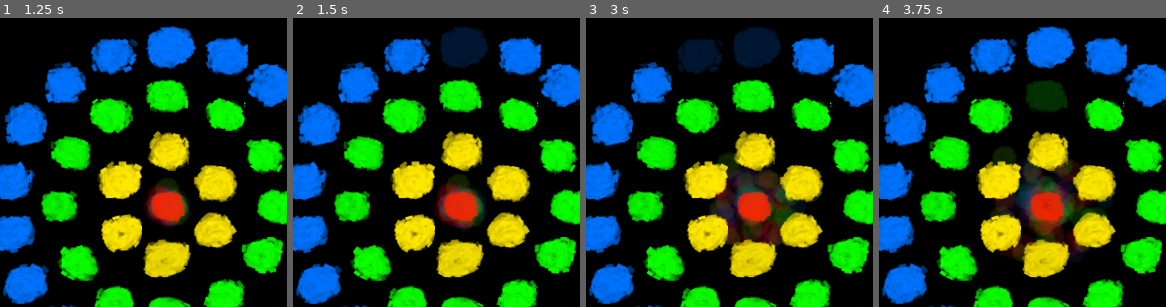
Above: before the commit, frames 1-4 (left to right).
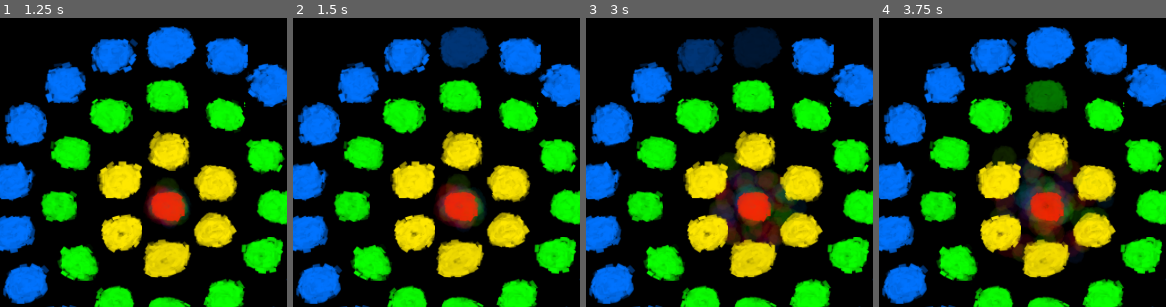
Above: after the commit, the same moments.

Repository: Sarvarian/Nimatron2021
Game: Godot game, scene res://main.tscn
Two runs of this game, one before a commit and one after it. Both use one fixed random seed, a clock stepped at 60 frames per second and the inputs below.
Inputs (mouse positions are % of the whole screen's width and height, from its top left):
- Up to frame 1 (1.25 s): click (88, 83) at 0.5 s
- Up to frame 2 (1.5 s): move the mouse to (73, 44) at 1.27 s; hold 0 (hue_shift_right) from 1.28 s (still down); hold - (sub) from 1.28 s (still down); click (73, 44) at 1.42 s
- Up to frame 3 (3 s): move the mouse to (29, 55) at 2.02 s; release 0 (hue_shift_right) at 2.03 s; release - (sub) at 2.03 s; hold 9 (hue_shift_left) 2.03-2.78 s; tap = (add) at 2.1 s; tap - (sub) at 2.3 s; move the mouse to (60, 27) at 2.77 s; hold 0 (hue_shift_right) from 2.78 s (still down); hold - (sub) from 2.78 s (still down); tap 4 (four) at 2.85 s
- Up to frame 4 (3.75 s): keep holding 0 (hue_shift_right); move the mouse to (45, 70) at 3.52 s; release - (sub) at 3.53 s; tap 1 (one) at 3.6 s; click (45, 70) at 3.67 s
The pictures show only the part of the screen within x 21-70%, y 17-67%; the shares and areas given below are measured in that part.

Frame 1 is identical in both runs. In frame 2, 1.9% of the frame differs, in the area x 50-69%, y 2-18%; in frame 3, 1.5%; in frame 4, 1.3%.

Commit message:
extinguish animation works like a charm

Diff:
--- a/main.gd
+++ b/main.gd
@@ -12,7 +12,6 @@
 
 func _ready() -> void:
 	rng.randomize()
-#	$Stars/AnimationPlayer.play("Initiate")
 	VisualServer.set_default_clear_color(Color(.0, .0, .0, .0))
 	var err : int = 0
 	err = get_tree().root.connect("size_changed", self, "_size_changed", [], CONNECT_DEFERRED)
@@ -143,7 +142,6 @@
 			anim_player.play(anim_name)
 			anim_player.seek(anim_pos)
 	anim_player.disconnect("animation_finished", self, "restart_the_game")
-	print("up")
 
 
 func _on_SubmitButton_pressed() -> void:
@@ -152,7 +150,6 @@
 		$CircleInput.visible = false
 		$Submit.go_red()
 		ai_turn()
-	print("sub")
 
 
 func _on_CircleInput_gui_input(event : InputEvent) -> void:
@@ -224,7 +221,8 @@
 	for light_bulb in $Game.get_child(line_idx).get_children():
 		var l : Sprite = (light_bulb as Sprite)
 		if l.modulate.a == 1:
-			l.modulate.a = .2
+#			l.modulate.a = .2
+			extinguish_anim(line_idx, l.name)
 			this_turn_lights.append(l)
 			return
 
@@ -253,3 +251,12 @@
 	var err : int = get_tree().reload_current_scene()
 	if err:
 		printerr("ERROR! ", err)
+
+
+onready var extin_anim_player : AnimationPlayer = $ExtinguishAnimationPlayer
+onready var extin_anim : Animation = extin_anim_player.get_animation("Anim")
+func extinguish_anim(line_idx : int, light_bulb_name : String) -> void:
+	var path : String = "Game/Line{}/{}:modulate".format(
+		[line_idx, light_bulb_name], "{}")
+	extin_anim.track_set_path(0, path)
+	extin_anim_player.play("Anim")
--- a/main.tscn
+++ b/main.tscn
@@ -217,40 +217,40 @@
 
 [sub_resource type="SpriteFrames" id=6]
 animations = [ {
+"frames": [ ExtResource( 49 ) ],
+"loop": false,
+"name": "On",
+"speed": 0.0
+}, {
 "frames": [ ExtResource( 48 ) ],
 "loop": false,
 "name": "Off",
 "speed": 0.0
-}, {
-"frames": [ ExtResource( 49 ) ],
+} ]
+
+[sub_resource type="SpriteFrames" id=7]
+animations = [ {
+"frames": [ ExtResource( 51 ) ],
 "loop": false,
 "name": "On",
 "speed": 0.0
-} ]
-
-[sub_resource type="SpriteFrames" id=7]
-animations = [ {
+}, {
 "frames": [ ExtResource( 50 ) ],
 "loop": false,
 "name": "Off",
 "speed": 0.0
-}, {
-"frames": [ ExtResource( 51 ) ],
+} ]
+
+[sub_resource type="SpriteFrames" id=8]
+animations = [ {
+"frames": [ ExtResource( 46 ) ],
 "loop": false,
 "name": "On",
 "speed": 0.0
-} ]
-
-[sub_resource type="SpriteFrames" id=8]
-animations = [ {
+}, {
 "frames": [ ExtResource( 47 ) ],
 "loop": false,
 "name": "Off",
-"speed": 0.0
-}, {
-"frames": [ ExtResource( 46 ) ],
-"loop": false,
-"name": "On",
 "speed": 0.0
 } ]
 
@@ -277,6 +277,38 @@
 
 [sub_resource type="StyleBoxEmpty" id=14]
 
+[sub_resource type="Animation" id=15]
+resource_name = "Anim"
+length = 0.1
+tracks/0/type = "value"
+tracks/0/path = NodePath("Game/Line3/light_bulb_0:self_modulate")
+tracks/0/interp = 1
+tracks/0/loop_wrap = true
+tracks/0/imported = false
+tracks/0/enabled = true
+tracks/0/keys = {
+"times": PoolRealArray( 0.1 ),
+"transitions": PoolRealArray( 1 ),
+"update": 3,
+"values": [ Color( 1, 1, 1, 0.2 ) ]
+}
+
+[sub_resource type="Animation" id=16]
+resource_name = "Set"
+length = 0.1
+tracks/0/type = "value"
+tracks/0/path = NodePath("Game/Line3/light_bulb_0:self_modulate")
+tracks/0/interp = 1
+tracks/0/loop_wrap = true
+tracks/0/imported = false
+tracks/0/enabled = true
+tracks/0/keys = {
+"times": PoolRealArray( 0.1 ),
+"transitions": PoolRealArray( 1 ),
+"update": 0,
+"values": [ Color( 1, 1, 1, 1 ) ]
+}
+
 [node name="Main" type="Node"]
 script = ExtResource( 1 )
 
@@ -1374,9 +1406,13 @@
 autoplay = true
 mix_target = 1
 
+[node name="ExtinguishAnimationPlayer" type="AnimationPlayer" parent="."]
+anims/Anim = SubResource( 15 )
+anims/Set = SubResource( 16 )
+
 [connection signal="gui_input" from="CircleInput" to="." method="_on_CircleInput_gui_input" flags=3]
+[connection signal="button_down" from="Submit/SubmitButton" to="." method="_on_SubmitButton_button_down" flags=3]
 [connection signal="button_down" from="Submit/SubmitButton" to="Submit" method="down" flags=3]
-[connection signal="button_down" from="Submit/SubmitButton" to="." method="_on_SubmitButton_button_down" flags=3]
+[connection signal="button_up" from="Submit/SubmitButton" to="." method="_on_SubmitButton_button_up" flags=3]
 [connection signal="button_up" from="Submit/SubmitButton" to="Submit" method="up"]
-[connection signal="button_up" from="Submit/SubmitButton" to="." method="_on_SubmitButton_button_up" flags=3]
 [connection signal="pressed" from="Submit/SubmitButton" to="." method="_on_SubmitButton_pressed" flags=3]
Not shown: 1 places in main.tscn that only renumber resources
